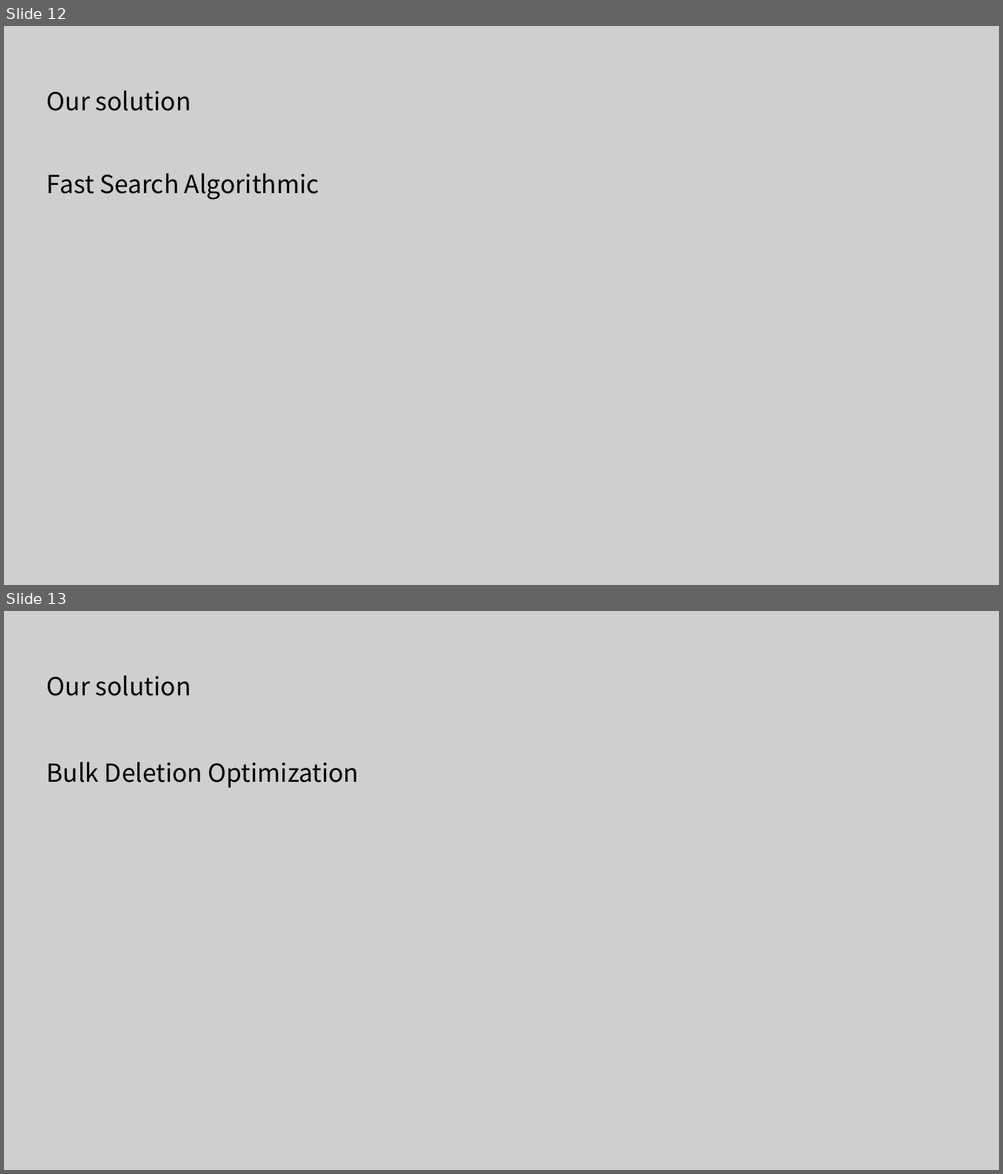
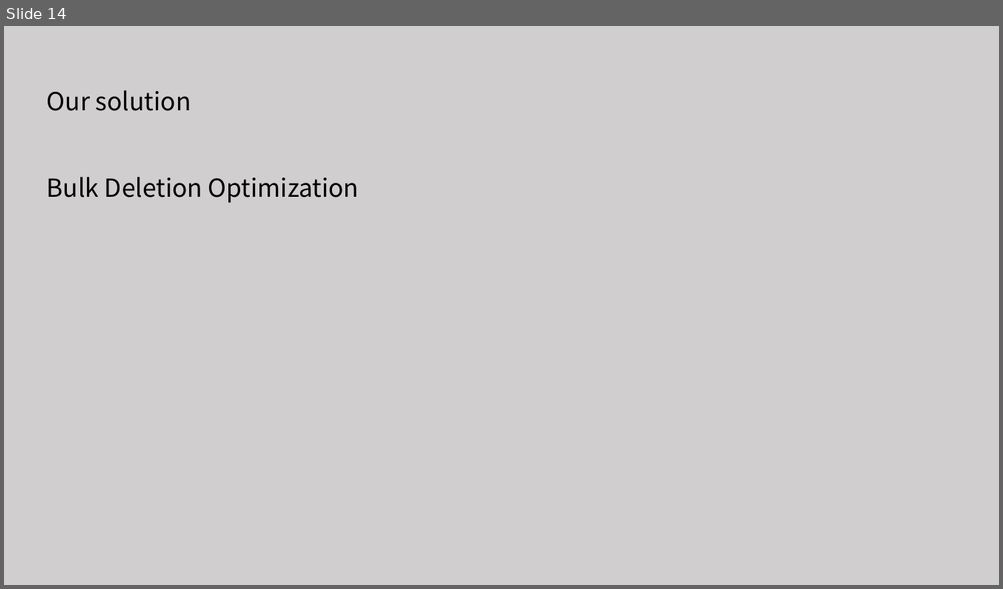
Before and after one commit to tianzhuwei/PPT, a slide deck: Approximate Closest Community Search in Networks.pptx. Shown one above the other, each under a label of ours: slides 12 and 13 before the commit, slide 14 after it. The pictures are 1003x1174 and 1003x589 pixels, drawn with LibreOffice and Linux fonts; fonts in the diff are those of the drawing. Boxes give left, top, right and bottom in pixels: in the first picture for what was removed or moved away, otherwise in the second. Text is boxed around its words. In the diff, an @@ line names an element or a change of style, - is before the commit and + after.

```diff
--- a/Approximate Closest Community Search in Networks.pptx
+++ b/Approximate Closest Community Search in Networks.pptx
@@ slide 12 removed at [4, 26, 999, 585], background #D0CECE @@
@@ text removed at [47, 90, 191, 111] @@
-Our solution
@@ text removed at [47, 173, 319, 200] @@
-Fast Search Algorithmic
@@ what was slide 13 is now slide 14 @@
```
Also in this commit, not shown: 2 slides changed, 2 slides added.
